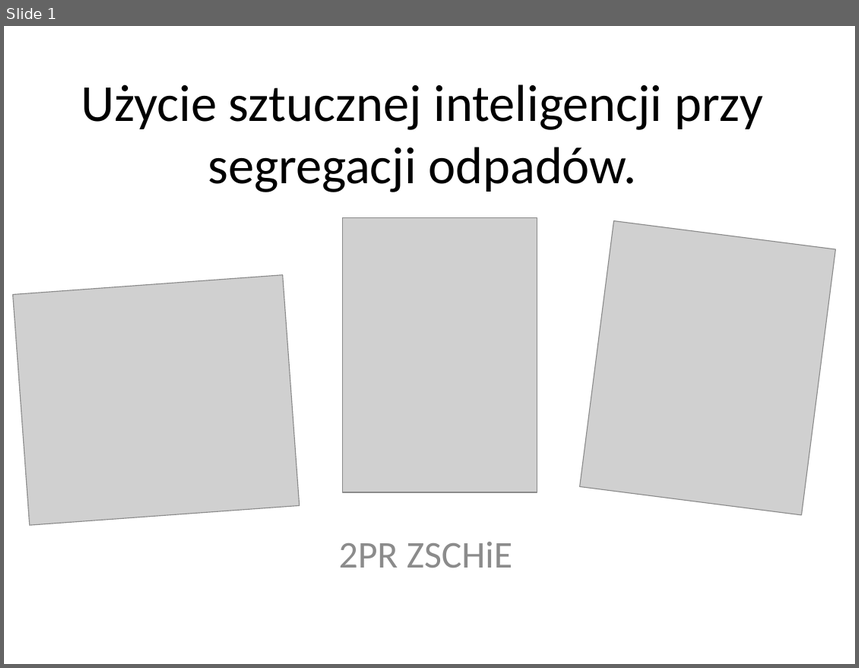
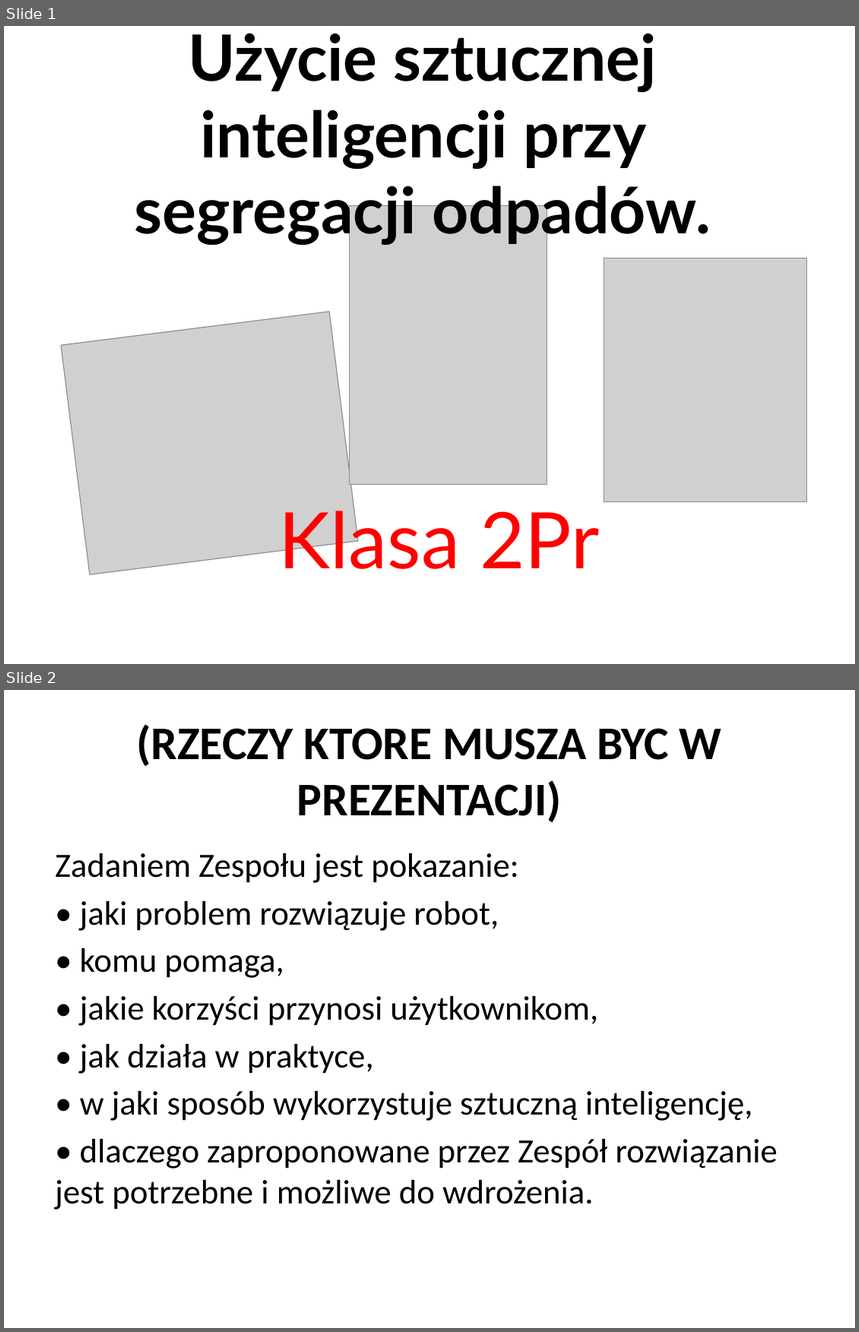
Before and after one commit to P0l15hC0w/Eco_Sorter, a slide deck: SegregacjaOdpadow.pptx. Shown one above the other, each under a label of ours: slide 1 before the commit, slides 1 and 2 after it. The pictures are 859x668 and 859x1332 pixels, drawn with LibreOffice and Linux fonts; fonts in the diff are those of the drawing; grey boxes stand for pictures. Boxes give left, top, right and bottom in pixels: in the first picture for what was removed or moved away, otherwise in the second. Text is boxed around its words. In the diff, an @@ line names an element or a change of style, - is before the commit and + after.

```diff
--- a/SegregacjaOdpadow.pptx
+++ b/SegregacjaOdpadow.pptx
@@ slide 2 added at <box>4,690,855,1328</box>, background #FFFFFF @@
@@ title added at <box>137,724,722,822</box>, 39.6 pt, text #000000, bold @@
+(RZECZY KTORE MUSZA BYC W PREZENTACJI)
@@ text added at <box>55,853,778,1210</box>, 28.8 pt, text #000000 @@
+Zadaniem Zespołu jest pokazanie:
+• jaki problem rozwiązuje robot,
+• komu pomaga,
+• jakie korzyści przynosi użytkownikom,
+• jak działa w praktyce,
+• w jaki sposób wykorzystuje sztuczną inteligencję,
+• dlaczego zaproponowane przez Zespół rozwiązanie jest potrzebne i możliwe do wdrożenia.
@@ slide 1 changed as well @@
@@ title "Użycie sztucznej inteligencji przy segregacji ..." at <box>135,33,711,246</box>: size 44 to 54 pt, font Calibri to Lato, bold on @@
@@ picture: place and size @@
-picture at <box>343,218,537,493</box>
+picture at <box>350,205,547,485</box>
@@ picture at <box>604,259,807,502</box>: rotation 7 to 0 degrees @@
@@ picture at <box>61,311,359,575</box>: rotation 355 to 352 degrees @@
@@ subtitle at <box>278,501,600,569</box>: text changed; size 32 to 66 pt; font Calibri to Lato; text colour #8C8C8C to #FF0000 @@
-2PR ZSCHiE
+Klasa 2Pr
```
Also in this commit, not shown: 1 other slide added.
